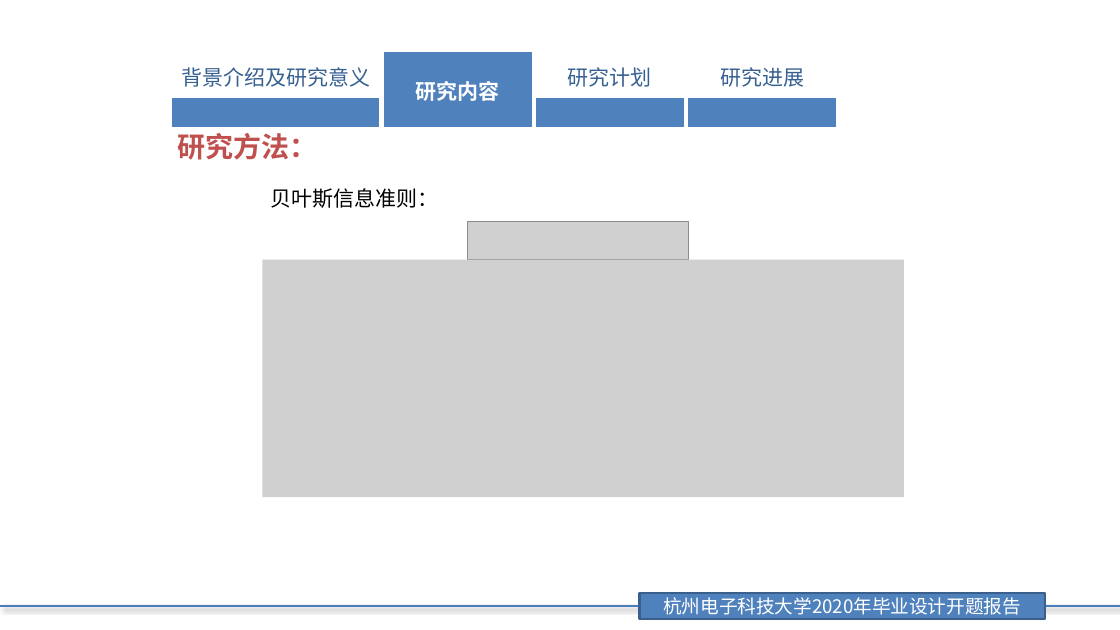
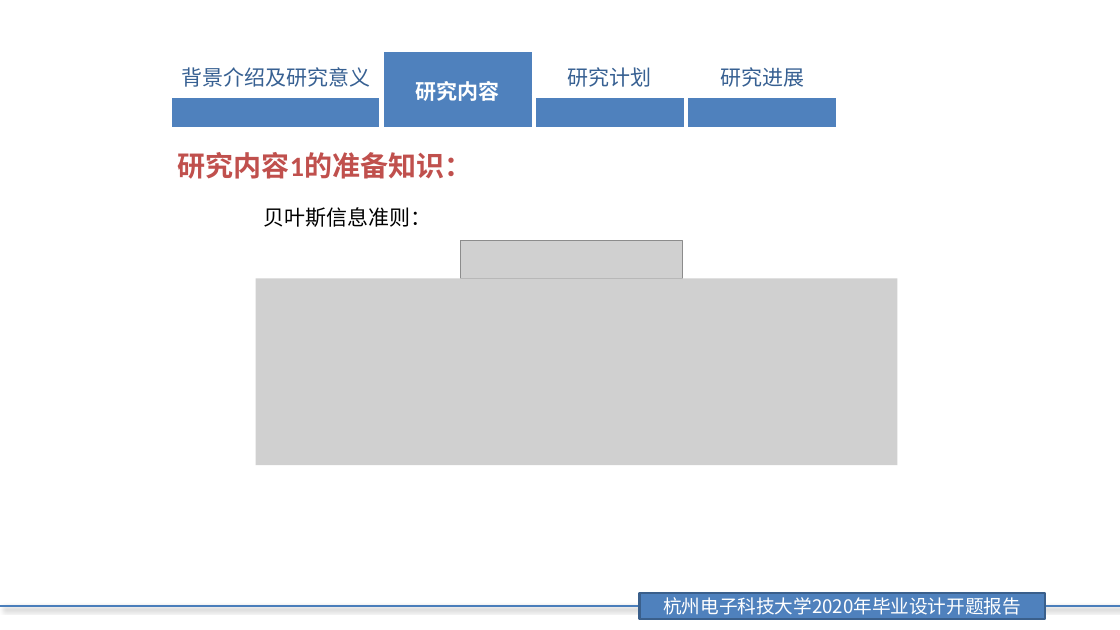
Before and after one commit to JeromeYHj214/Paper-Learning, a slide deck: slide 19 of 杨豪杰开题/论文答辩开题报告(杨豪杰).pptx (slide 7 before the commit). Drawn at 1120x630 pixels with LibreOffice and Linux fonts; fonts in the diff are those of the drawing; grey boxes stand for pictures; background and template pictures are left out. Boxes give left, top, right and bottom in pixels: in the first picture for what was removed or moved away, otherwise in the second. Text is boxed around its words. In the diff, an @@ line names an element or a change of style, - is before the commit and + after.

```diff
--- a/杨豪杰开题/论文答辩开题报告(杨豪杰).pptx
+++ b/杨豪杰开题/论文答辩开题报告(杨豪杰).pptx
@@ text at <box>178,152,472,179</box>: text changed @@
-研究方法：
+研究内容1的准备知识：
@@ text "贝叶斯信息准则：": place and size @@
-text "贝叶斯信息准则：" at <box>271,188,439,208</box>
+text "贝叶斯信息准则：" at <box>264,207,432,227</box>
@@ picture: place and size @@
-picture at <box>467,222,689,260</box>
+picture at <box>461,240,683,278</box>
@@ picture: place and size @@
-picture at <box>262,260,904,497</box>
+picture at <box>255,278,897,465</box>
```
Also in this commit, not shown: 13 other slides changed, 2 slides added, 1 slide removed.
